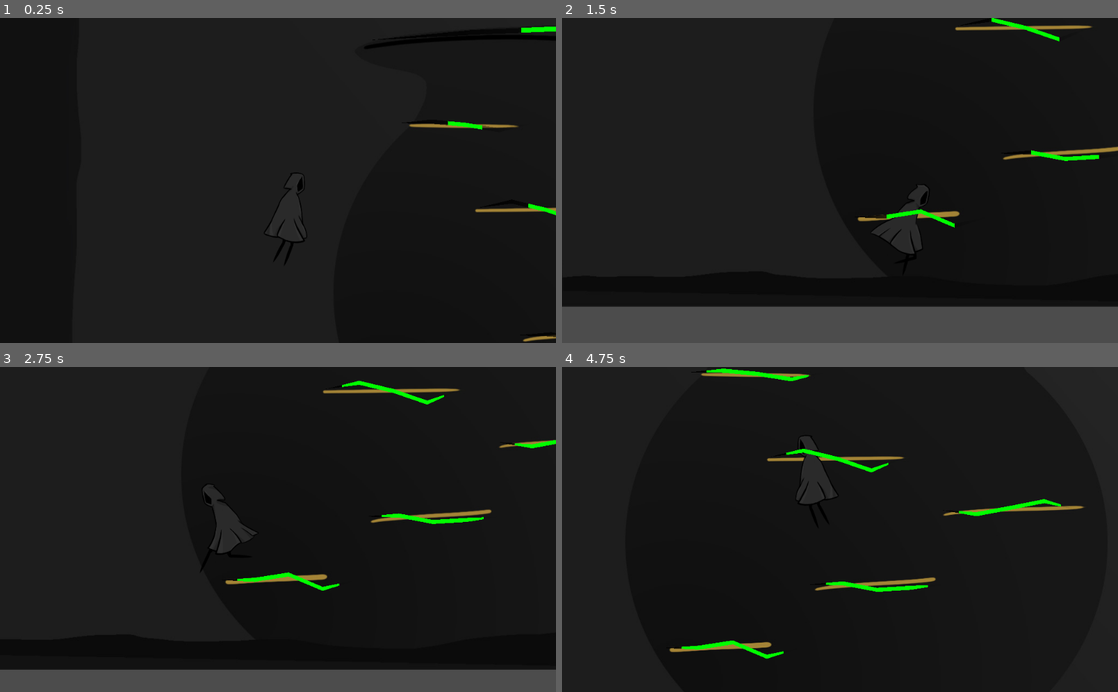
Above: before the commit, frames 1-4 (two rows, left to right).
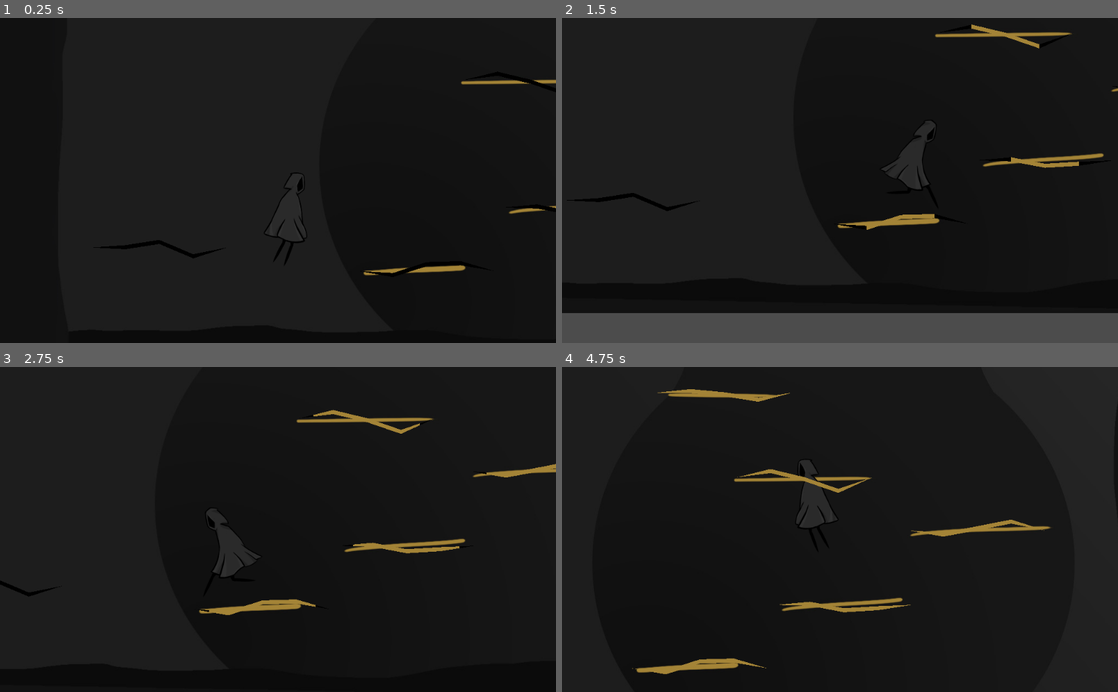
Above: after the commit, the same moments.

Repository: tufteddeer/kintsugi
Game: Godot game, scene res://level.tscn
Same seed, same stepped clock (60 frames per second), same inputs: the game is played once before the commit and once after it.
Inputs:
- Up to frame 1 (0.25 s): no input
- Up to frame 2 (1.5 s): hold D (right) from 0.53 s (still down); tap Space (jump) at 0.77 s
- Up to frame 3 (2.75 s): tap Space (jump) at 1.52 s; release D (right) at 2.03 s; hold A (left) from 2.03 s (still down)
- Up to frame 4 (4.75 s): release A (left) at 2.78 s; hold D (right) 2.78-4.28 s; tap Space (jump) at 3.02, 3.77, 4.52 s; hold A (left) from 4.28 s (still down)

The runs differ from the first frame. In frame 1, 1.3% of the frame differs, in the area x 18-100%, y 2-100%; in frame 2, 5.5%; in frame 3, 11%, in the area x 0-100%, y 4-100%; in frame 4, 4.7%.

Commit message:
fill cracks when platform is entered, fancy colors

Diff:
--- a/Collision_Trigger.gd
+++ b/Collision_Trigger.gd
@@ -17,4 +17,6 @@
 
 
 func _on_Collision_Trigger_body_entered(body: KinematicBody2D) -> void:
-	pass
+	if body != null:
+		if body.name == "Player":
+			get_parent().fill()
--- a/crack.shader
+++ b/crack.shader
@@ -1,14 +1,15 @@
 shader_type canvas_item;
 
+uniform vec4 color = vec4(0.6431, 0.5176, 0.2156, 1);
 uniform float hi = 0.5;
 uniform float lo = 0.25;
 void fragment() {
 	vec4 tex = texture(TEXTURE, UV);
 
 	if(tex.a < hi && tex.a > lo) {
-		COLOR.rgba = vec4(0,1,0,1);
+		COLOR.rgba = color;
 	} else {
-		COLOR.rgba = tex
+		COLOR.rgba = vec4(0.0,0.0,0.0,1.0);
 	}
 
 }
--- a/crack.tscn
+++ b/crack.tscn
@@ -7,18 +7,20 @@
 [sub_resource type="ShaderMaterial" id=1]
 resource_local_to_scene = true
 shader = ExtResource( 3 )
+shader_param/color = Plane( 0.6431, 0.5176, 0.2156, 1 )
 shader_param/hi = 0.5
 shader_param/lo = 0.5
 
 [sub_resource type="Gradient" id=2]
+resource_local_to_scene = true
 colors = PoolColorArray( 0, 0, 0, 1, 0, 0, 0, 0 )
 
 [sub_resource type="GradientTexture" id=3]
+resource_local_to_scene = true
 gradient = SubResource( 2 )
 width = 500
 
 [sub_resource type="Animation" id=5]
-loop = true
 tracks/0/type = "value"
 tracks/0/path = NodePath(".:material:shader_param/hi")
 tracks/0/interp = 1
@@ -63,6 +65,5 @@
 [node name="StaticBody2D" type="StaticBody2D" parent="."]
 
 [node name="AnimationPlayer" type="AnimationPlayer" parent="."]
-autoplay = "fill"
 anims/fill = SubResource( 5 )
 [connection signal="body_entered" from="Collision_Trigger" to="Collision_Trigger" method="_on_Collision_Trigger_body_entered"]
--- a/harrypotter.gd
+++ b/harrypotter.gd
@@ -66,3 +66,6 @@
 		collision_shape.set_shape(segment)
 		collision_shape.set_one_way_collision(true)
 		$StaticBody2D.add_child(collision_shape)
+
+func fill():
+	$AnimationPlayer.play("fill")
--- a/harrypotter.tscn
+++ b/harrypotter.tscn
@@ -6,38 +6,98 @@
 [sub_resource type="ShaderMaterial" id=1]
 resource_local_to_scene = true
 shader = ExtResource( 2 )
+shader_param/color = Plane( 0.6431, 0.5176, 0.2156, 1 )
 shader_param/hi = 0.5
 shader_param/lo = 0.5
+
+[sub_resource type="Gradient" id=7]
+resource_local_to_scene = true
+colors = PoolColorArray( 0, 0, 0, 1, 0, 0, 0, 0 )
+
+[sub_resource type="GradientTexture" id=8]
+resource_local_to_scene = true
+gradient = SubResource( 7 )
+width = 500
 
 [sub_resource type="ShaderMaterial" id=2]
 resource_local_to_scene = true
 shader = ExtResource( 2 )
+shader_param/color = Plane( 0.6431, 0.5176, 0.2156, 1 )
 shader_param/hi = 0.5
 shader_param/lo = 0.5
+
+[sub_resource type="Gradient" id=9]
+resource_local_to_scene = true
+colors = PoolColorArray( 0, 0, 0, 1, 0, 0, 0, 0 )
+
+[sub_resource type="GradientTexture" id=10]
+resource_local_to_scene = true
+gradient = SubResource( 9 )
+width = 500
 
 [sub_resource type="ShaderMaterial" id=3]
 resource_local_to_scene = true
 shader = ExtResource( 2 )
+shader_param/color = Plane( 0.6431, 0.5176, 0.2156, 1 )
 shader_param/hi = 0.5
 shader_param/lo = 0.5
+
+[sub_resource type="Gradient" id=11]
+resource_local_to_scene = true
+colors = PoolColorArray( 0, 0, 0, 1, 0, 0, 0, 0 )
+
+[sub_resource type="GradientTexture" id=12]
+resource_local_to_scene = true
+gradient = SubResource( 11 )
+width = 500
 
 [sub_resource type="ShaderMaterial" id=4]
 resource_local_to_scene = true
 shader = ExtResource( 2 )
+shader_param/color = Plane( 0.6431, 0.5176, 0.2156, 1 )
 shader_param/hi = 0.5
 shader_param/lo = 0.5
+
+[sub_resource type="Gradient" id=13]
+resource_local_to_scene = true
+colors = PoolColorArray( 0, 0, 0, 1, 0, 0, 0, 0 )
+
+[sub_resource type="GradientTexture" id=14]
+resource_local_to_scene = true
+gradient = SubResource( 13 )
+width = 500
 
 [sub_resource type="ShaderMaterial" id=5]
 resource_local_to_scene = true
 shader = ExtResource( 2 )
+shader_param/color = Plane( 0.6431, 0.5176, 0.2156, 1 )
 shader_param/hi = 0.5
 shader_param/lo = 0.5
+
+[sub_resource type="Gradient" id=15]
+resource_local_to_scene = true
+colors = PoolColorArray( 0, 0, 0, 1, 0, 0, 0, 0 )
+
+[sub_resource type="GradientTexture" id=16]
+resource_local_to_scene = true
+gradient = SubResource( 15 )
+width = 500
 
 [sub_resource type="ShaderMaterial" id=6]
 resource_local_to_scene = true
 shader = ExtResource( 2 )
+shader_param/color = Plane( 0.6431, 0.5176, 0.2156, 1 )
 shader_param/hi = 0.5
 shader_param/lo = 0.5
+
+[sub_resource type="Gradient" id=17]
+resource_local_to_scene = true
+colors = PoolColorArray( 0, 0, 0, 1, 0, 0, 0, 0 )
+
+[sub_resource type="GradientTexture" id=18]
+resource_local_to_scene = true
+gradient = SubResource( 17 )
+width = 500
 
 [node name="Node2D" type="Node2D"]
 position = Vector2( 0, -1.76051 )
@@ -45,29 +105,35 @@
 [node name="Polygon2D" parent="." instance=ExtResource( 1 )]
 material = SubResource( 1 )
 position = Vector2( 33.2541, 31.5601 )
+texture = SubResource( 8 )
 y_min_offset = -20
 y_max_offset = 20
 
 [node name="Polygon2D2" parent="." instance=ExtResource( 1 )]
 material = SubResource( 2 )
 position = Vector2( 33.5387, 122.428 )
+texture = SubResource( 10 )
 
 [node name="Polygon2D4" parent="." instance=ExtResource( 1 )]
 material = SubResource( 3 )
 position = Vector2( 38.5356, 362.536 )
+texture = SubResource( 12 )
 y_min_offset = -20
 y_max_offset = 20
 
 [node name="Polygon2D3" parent="." instance=ExtResource( 1 )]
 material = SubResource( 4 )
 position = Vector2( 38.8202, 453.404 )
+texture = SubResource( 14 )
 
 [node name="Polygon2D6" parent="." instance=ExtResource( 1 )]
 material = SubResource( 5 )
 position = Vector2( 33.2541, 191.766 )
+texture = SubResource( 16 )
 y_min_offset = -20
 y_max_offset = 20
 
 [node name="Polygon2D5" parent="." instance=ExtResource( 1 )]
 material = SubResource( 6 )
 position = Vector2( 33.5387, 282.635 )
+texture = SubResource( 18 )
--- a/level.tscn
+++ b/level.tscn
@@ -11,8 +11,88 @@
 [sub_resource type="ShaderMaterial" id=2]
 resource_local_to_scene = true
 shader = ExtResource( 4 )
+shader_param/color = Plane( 0.6431, 0.5176, 0.2156, 1 )
 shader_param/hi = 0.5
 shader_param/lo = 0.5
+
+[sub_resource type="Gradient" id=3]
+resource_local_to_scene = true
+colors = PoolColorArray( 0, 0, 0, 1, 0, 0, 0, 0 )
+
+[sub_resource type="GradientTexture" id=4]
+resource_local_to_scene = true
+gradient = SubResource( 3 )
+width = 500
+
+[sub_resource type="ShaderMaterial" id=5]
+resource_local_to_scene = true
+shader = ExtResource( 4 )
+shader_param/color = Plane( 0.6431, 0.5176, 0.2156, 1 )
+shader_param/hi = 0.5
+shader_param/lo = 0.5
+
+[sub_resource type="Gradient" id=6]
+resource_local_to_scene = true
+colors = PoolColorArray( 0, 0, 0, 1, 0, 0, 0, 0 )
+
+[sub_resource type="GradientTexture" id=7]
+resource_local_to_scene = true
+gradient = SubResource( 6 )
+width = 500
+
+[sub_resource type="Gradient" id=8]
+resource_local_to_scene = true
+colors = PoolColorArray( 0, 0, 0, 1, 0, 0, 0, 0 )
+
+[sub_resource type="GradientTexture" id=9]
+resource_local_to_scene = true
+gradient = SubResource( 8 )
+width = 500
+
+[sub_resource type="Gradient" id=10]
+resource_local_to_scene = true
+colors = PoolColorArray( 0, 0, 0, 1, 0, 0, 0, 0 )
+
+[sub_resource type="GradientTexture" id=11]
+resource_local_to_scene = true
+gradient = SubResource( 10 )
+width = 500
+
+[sub_resource type="Gradient" id=12]
+resource_local_to_scene = true
+colors = PoolColorArray( 0, 0, 0, 1, 0, 0, 0, 0 )
+
+[sub_resource type="GradientTexture" id=13]
+resource_local_to_scene = true
+gradient = SubResource( 12 )
+width = 500
+
+[sub_resource type="Gradient" id=14]
+resource_local_to_scene = true
+colors = PoolColorArray( 0, 0, 0, 1, 0, 0, 0, 0 )
+
+[sub_resource type="GradientTexture" id=15]
+resource_local_to_scene = true
+gradient = SubResource( 14 )
+width = 500
+
+[sub_resource type="Gradient" id=16]
+resource_local_to_scene = true
+colors = PoolColorArray( 0, 0, 0, 1, 0, 0, 0, 0 )
+
+[sub_resource type="GradientTexture" id=17]
+resource_local_to_scene = true
+gradient = SubResource( 16 )
+width = 500
+
+[sub_resource type="Gradient" id=18]
+resource_local_to_scene = true
+colors = PoolColorArray( 0, 0, 0, 1, 0, 0, 0, 0 )
+
+[sub_resource type="GradientTexture" id=19]
+resource_local_to_scene = true
+gradient = SubResource( 18 )
+width = 500
 
 [node name="Node2D" type="Node2D"]
 
@@ -68,7 +148,7 @@
 polygon = PoolVector2Array( 2506.8, -1337.73, 2773.81, -1377.12, 2931.39, -1455.91, 3154.62, -1587.23, 3250.92, -1731.67, 3382.24, -1766.69, 3421.63, -1530.32, 3399.74, -1416.52, 3421.63, -1350.86 )
 
 [node name="Player" parent="." instance=ExtResource( 1 )]
-position = Vector2( -562.459, 2100.23 )
+position = Vector2( -536.459, 2336.23 )
 scale = Vector2( 0.5, 0.5 )
 jump_power = 600.0
 
@@ -76,34 +156,46 @@
 material = SubResource( 2 )
 position = Vector2( -387.37, 2517.19 )
 scale = Vector2( 0.5, 0.75 )
+texture = SubResource( 4 )
 v_offset_trigger = 5.0
 
+[node name="Crack" parent="Crack" instance=ExtResource( 3 )]
+material = SubResource( 5 )
+position = Vector2( -985.479, -57.9351 )
+texture = SubResource( 7 )
+
 [node name="Crack2" parent="." instance=ExtResource( 3 )]
 material = SubResource( 2 )
 position = Vector2( -121.823, 2399.98 )
 scale = Vector2( 0.5, 0.75 )
+texture = SubResource( 9 )
 
 [node name="Crack3" parent="." instance=ExtResource( 3 )]
 material = SubResource( 2 )
 position = Vector2( 123.732, 2262.81 )
 scale = Vector2( 0.5, 0.75 )
+texture = SubResource( 11 )
 
 [node name="Crack4" parent="." instance=ExtResource( 3 )]
 material = SubResource( 2 )
 position = Vector2( -194.643, 2164.59 )
 scale = Vector2( 0.5, 0.75 )
+texture = SubResource( 13 )
 
 [node name="Crack5" parent="." instance=ExtResource( 3 )]
 material = SubResource( 2 )
 position = Vector2( -341.976, 2008.29 )
 scale = Vector2( 0.5, 0.75 )
+texture = SubResource( 15 )
 
 [node name="Crack7" parent="." instance=ExtResource( 3 )]
 material = SubResource( 2 )
 position = Vector2( 1095.17, 1571.79 )
 scale = Vector2( 0.5, 0.75 )
+texture = SubResource( 17 )
 
 [node name="Crack6" parent="." instance=ExtResource( 3 )]
 material = SubResource( 2 )
 position = Vector2( -394.502, 1855.09 )
 scale = Vector2( 1.5046, 0.897659 )
+texture = SubResource( 19 )
Not shown: 5 places in Player.tscn that only renumber resources
Not shown: 1 places in harrypotter.tscn that only renumber resources
Not shown: 1 places in level.tscn that only renumber resources
